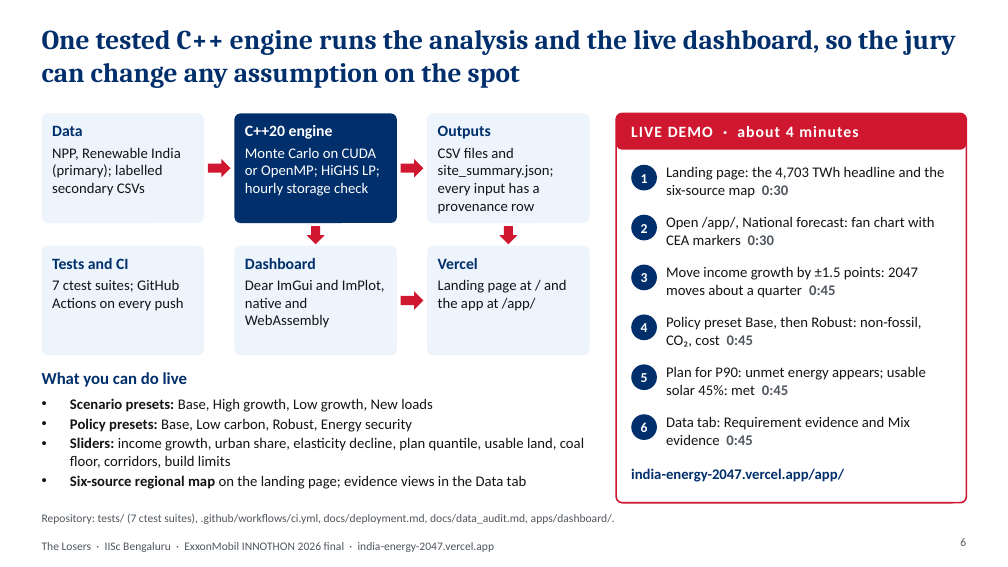
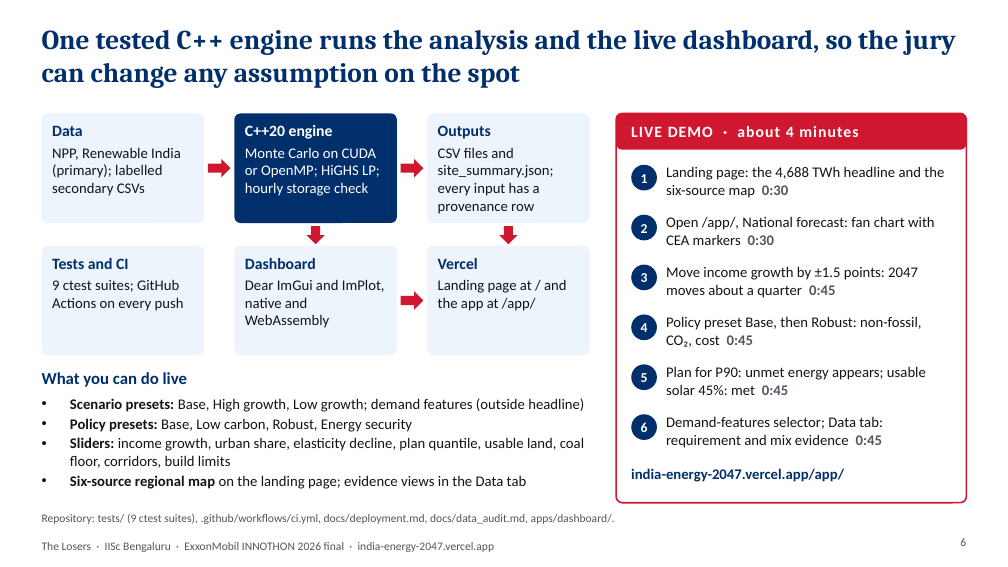
Before and after one commit to Tathagata-Ghosh-Developer/innothon-2026-india-energy-2047, a slide deck: slide 6 of docs/deck/India_Energy_2047_The_Losers.pptx. Drawn at 1008x567 pixels with LibreOffice and Linux fonts; fonts in the diff are those of the drawing. Boxes give left, top, right and bottom in pixels: in the first picture for what was removed or moved away, otherwise in the second. Text is boxed around its words. In the diff, an @@ line names an element or a change of style, - is before the commit and + after.

```diff
--- a/docs/deck/India_Energy_2047_The_Losers.pptx
+++ b/docs/deck/India_Energy_2047_The_Losers.pptx
@@ text at bbox=[666, 166, 944, 198]: text changed @@
-Landing page: the 4,703 TWh headline and the six-source map 0:30
+Landing page: the 4,688 TWh headline and the six-source map 0:30
@@ text at bbox=[52, 280, 184, 311]: text changed @@
-7 ctest suites; GitHub Actions on every push
+9 ctest suites; GitHub Actions on every push
@@ text at bbox=[70, 398, 584, 412]: text changed @@
-• Scenario presets: Base, High growth, Low growth, New loads
+• Scenario presets: Base, High growth, Low growth; demand features (outside headline)
@@ text at bbox=[666, 416, 882, 448]: text changed @@
-Data tab: Requirement evidence and Mix evidence 0:45
+Demand-features selector; Data tab: requirement and mix evidence 0:45
```
Also in this commit, not shown: 6 other slides changed, 41 other files.
